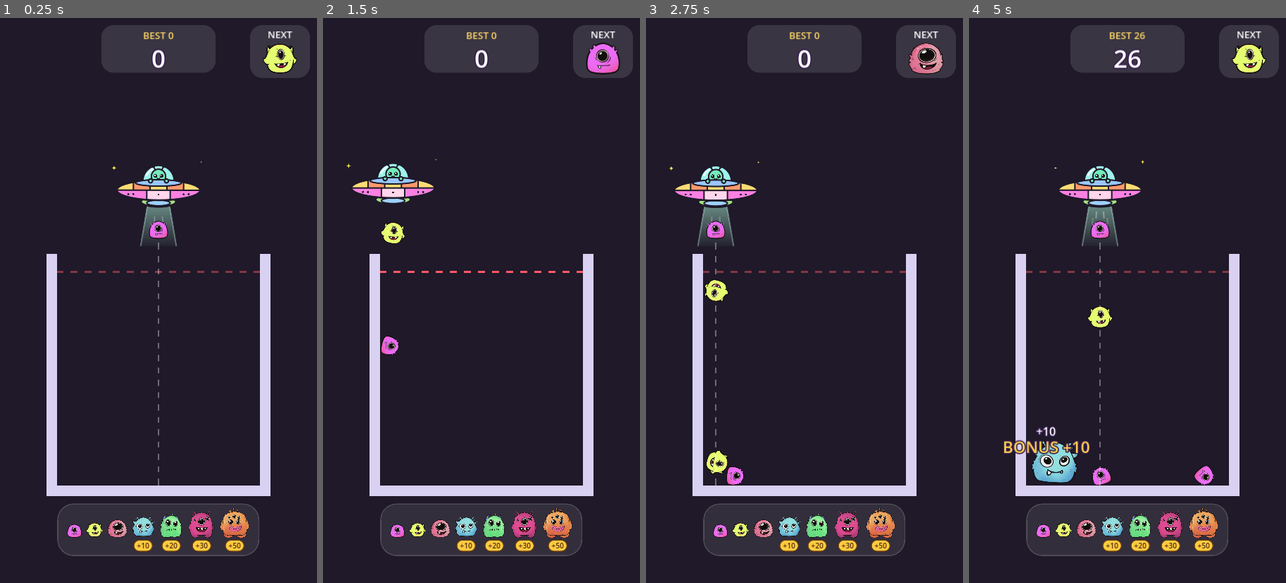
Above: before the commit, frames 1-4 (left to right).
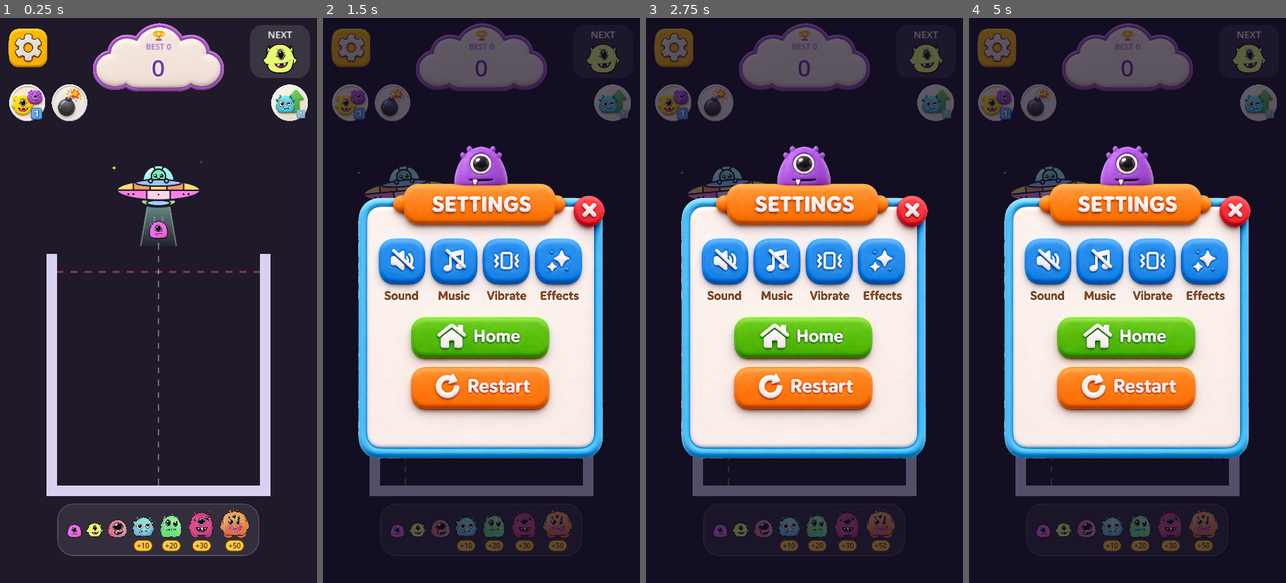
Above: after the commit, the same moments.

Repository: vickyraut212-boop/MonsterMerageGame
Game: Godot game, scene res://scenes/main.tscn
Same seed, same stepped clock (60 frames per second), same inputs: the game is played once before the commit and once after it.
Inputs (mouse positions are in pixels of both pictures, inside the frame that each line leads up to):
- Up to frame 1 (0.25 s): no input
- Up to frame 2 (1.5 s): click (351, 46) at 0.52 s; click (351, 102) at 1.27 s
- Up to frame 3 (2.75 s): click (715, 102) at 2.02 s
- Up to frame 4 (5 s): click (1257, 102) at 2.77 s; click (1048, 272) at 3.52 s; click (1098, 272) at 4.27 s

The runs differ from the first frame. In frame 1, 6.8% of the frame differs, in the area x 2-98%, y 0-19%; in frame 2, 53%; in frame 3, 53%; in frame 4, 54%, in the area x 2-98%, y 0-96%.

Commit message:
Add the 3D settings button, settings pop-up, score cloud and power-up buttons
Laid out like vicky's reference: settings button top left, score cloud
top centre (best score under the trophy, score in the middle), Next
preview top right, Vanish and Blast power-ups under the settings button
and Upgrade under Next.

The settings button opens the pop-up and pauses the game; the red X
closes it and resumes; Restart starts a new game. Sound, Music,
Vibrate, Effects, Home and the three power-ups bounce when tapped and
emit signals, but do nothing else yet: there is no audio or home screen
so far, and the power-up rules are still to be decided.

The pop-up's buttons are invisible click areas anchored as fractions of
the pop-up picture, so they stay lined up if it is resized.

Co-Authored-By: Claude Opus 5.5 <noreply@anthropic.com>

Diff:
--- a/scenes/hud.tscn
+++ b/scenes/hud.tscn
@@ -1,6 +1,12 @@
-[gd_scene load_steps=4 format=3]
+[gd_scene load_steps=11 format=3]
 
 [ext_resource type="Script" path="res://scripts/hud.gd" id="1_hud"]
+[ext_resource type="Texture2D" path="res://assets/ui/scoreboard.png" id="2_scoreboard"]
+[ext_resource type="Texture2D" path="res://assets/ui/settings_button.png" id="3_settings_button"]
+[ext_resource type="Texture2D" path="res://assets/ui/settings_popup.png" id="4_settings_popup"]
+[ext_resource type="Texture2D" path="res://assets/ui/powerup_vanish.png" id="5_vanish"]
+[ext_resource type="Texture2D" path="res://assets/ui/powerup_blast.png" id="6_blast"]
+[ext_resource type="Texture2D" path="res://assets/ui/powerup_upgrade.png" id="7_upgrade"]
 
 [sub_resource type="StyleBoxFlat" id="StyleBoxFlat_panel"]
 bg_color = Color(1, 1, 1, 0.12)
@@ -21,33 +27,47 @@
 content_margin_bottom = 32.0
 
 [node name="HUD" type="CanvasLayer"]
+process_mode = 3
 script = ExtResource("1_hud")
 
-[node name="ScorePanel" type="Panel" parent="."]
-offset_left = 230.0
-offset_top = 16.0
-offset_right = 490.0
-offset_bottom = 124.0
-mouse_filter = 2
-theme_override_styles/panel = SubResource("StyleBoxFlat_panel")
+[node name="SettingsButton" type="TextureButton" parent="."]
+offset_left = 20.0
+offset_top = 24.0
+offset_right = 108.0
+offset_bottom = 112.0
+pivot_offset = Vector2(44, 44)
+texture_normal = ExtResource("3_settings_button")
+ignore_texture_size = true
+stretch_mode = 5
+
+[node name="ScorePanel" type="TextureRect" parent="."]
+offset_left = 210.0
+offset_top = 12.0
+offset_right = 510.0
+offset_bottom = 166.0
+mouse_filter = 2
+texture = ExtResource("2_scoreboard")
+expand_mode = 1
+stretch_mode = 5
 
 [node name="BestLabel" type="Label" parent="ScorePanel"]
-offset_top = 8.0
-offset_right = 260.0
-offset_bottom = 38.0
-theme_override_colors/font_color = Color(1, 0.85, 0.4, 1)
-theme_override_font_sizes/font_size = 22
+offset_top = 40.0
+offset_right = 300.0
+offset_bottom = 64.0
+theme_override_colors/font_color = Color(0.62, 0.38, 0.82, 1)
+theme_override_font_sizes/font_size = 18
 text = "BEST 0"
 horizontal_alignment = 1
 vertical_alignment = 1
 
 [node name="ScoreLabel" type="Label" parent="ScorePanel"]
-offset_top = 36.0
-offset_right = 260.0
-offset_bottom = 104.0
-theme_override_colors/font_outline_color = Color(0.2, 0.1, 0.3, 1)
-theme_override_constants/outline_size = 10
-theme_override_font_sizes/font_size = 56
+offset_top = 62.0
+offset_right = 300.0
+offset_bottom = 130.0
+theme_override_colors/font_color = Color(0.42, 0.2, 0.6, 1)
+theme_override_colors/font_outline_color = Color(1, 1, 1, 1)
+theme_override_constants/outline_size = 8
+theme_override_font_sizes/font_size = 54
 text = "0"
 horizontal_alignment = 1
 vertical_alignment = 1
@@ -76,6 +96,42 @@
 offset_bottom = 116.0
 mouse_filter = 2
 expand_mode = 1
+stretch_mode = 5
+
+[node name="PowerUps" type="Control" parent="."]
+anchors_preset = 0
+offset_right = 720.0
+offset_bottom = 260.0
+mouse_filter = 2
+
+[node name="Vanish" type="TextureButton" parent="PowerUps"]
+offset_left = 20.0
+offset_top = 150.0
+offset_right = 104.0
+offset_bottom = 234.0
+pivot_offset = Vector2(42, 42)
+texture_normal = ExtResource("5_vanish")
+ignore_texture_size = true
+stretch_mode = 5
+
+[node name="Blast" type="TextureButton" parent="PowerUps"]
+offset_left = 116.0
+offset_top = 150.0
+offset_right = 200.0
+offset_bottom = 234.0
+pivot_offset = Vector2(42, 42)
+texture_normal = ExtResource("6_blast")
+ignore_texture_size = true
+stretch_mode = 5
+
+[node name="Upgrade" type="TextureButton" parent="PowerUps"]
+offset_left = 616.0
+offset_top = 150.0
+offset_right = 700.0
+offset_bottom = 234.0
+pivot_offset = Vector2(42, 42)
+texture_normal = ExtResource("7_upgrade")
+ignore_texture_size = true
 stretch_mode = 5
 
 [node name="TierTrack" type="HBoxContainer" parent="."]
@@ -127,3 +183,65 @@
 theme_override_font_sizes/font_size = 36
 theme_override_styles/normal = SubResource("StyleBoxFlat_box")
 text = "Play again"
+
+[node name="SettingsPopup" type="Control" parent="."]
+visible = false
+anchor_right = 1.0
+anchor_bottom = 1.0
+
+[node name="Dim" type="ColorRect" parent="SettingsPopup"]
+anchor_right = 1.0
+anchor_bottom = 1.0
+color = Color(0.05, 0.03, 0.12, 0.65)
+
+[node name="Panel" type="TextureRect" parent="SettingsPopup"]
+offset_left = 80.0
+offset_top = 290.0
+offset_right = 640.0
+offset_bottom = 998.0
+pivot_offset = Vector2(280, 354)
+texture = ExtResource("4_settings_popup")
+expand_mode = 1
+stretch_mode = 5
+
+[node name="Close" type="TextureButton" parent="SettingsPopup/Panel"]
+anchor_left = 0.87
+anchor_top = 0.15
+anchor_right = 1.0
+anchor_bottom = 0.26
+
+[node name="Sound" type="TextureButton" parent="SettingsPopup/Panel"]
+anchor_left = 0.08
+anchor_top = 0.29
+anchor_right = 0.275
+anchor_bottom = 0.5
+
+[node name="Music" type="TextureButton" parent="SettingsPopup/Panel"]
+anchor_left = 0.29
+anchor_top = 0.29
+anchor_right = 0.485
+anchor_bottom = 0.5
+
+[node name="Vibrate" type="TextureButton" parent="SettingsPopup/Panel"]
+anchor_left = 0.5
+anchor_top = 0.29
+anchor_right = 0.7
+anchor_bottom = 0.5
+
+[node name="Effects" type="TextureButton" parent="SettingsPopup/Panel"]
+anchor_left = 0.715
+anchor_top = 0.29
+anchor_right = 0.915
+anchor_bottom = 0.5
+
+[node name="Home" type="TextureButton" parent="SettingsPopup/Panel"]
+anchor_left = 0.21
+anchor_top = 0.54
+anchor_right = 0.78
+anchor_bottom = 0.68
+
+[node name="Restart" type="TextureButton" parent="SettingsPopup/Panel"]
+anchor_left = 0.21
+anchor_top = 0.7
+anchor_right = 0.78
+anchor_bottom = 0.84
--- a/scripts/hud.gd
+++ b/scripts/hud.gd
@@ -1,10 +1,35 @@
 class_name Hud
 extends CanvasLayer
-## On-screen UI: score, best score, the Next monster preview, the tier strip
-## along the bottom, and the game-over panel.
+## On-screen UI: the settings button and pop-up, the score cloud, the Next
+## monster preview, the power-up buttons, the tier strip along the bottom, and
+## the game-over panel.
+##
+## The HUD keeps running while the game is paused (process_mode = Always), so
+## the settings pop-up works while everything else is frozen.
+##
+## SETTINGS POP-UP
+## The pop-up is one picture (assets/ui/settings_popup.png). Its buttons are
+## invisible click areas placed over the picture, sized as fractions of it
+## (anchors), so they stay lined up if the picture is resized. To adjust one,
+## select it under SettingsPopup/Panel and drag its anchors in the editor.
 
 signal play_again_pressed
-
+## Restart button in the settings pop-up.
+signal restart_pressed
+## Home button in the settings pop-up. Nothing listens yet: there is no home
+## screen so far.
+signal home_pressed
+## Sound / Music / Vibrate / Effects in the settings pop-up ("sound", "music",
+## "vibrate", "effects"). Nothing listens yet: the game has no audio so far.
+signal setting_pressed(setting: String)
+## A power-up button ("vanish", "blast", "upgrade"). Nothing listens yet: what
+## each power-up does is still to be decided.
+signal power_up_pressed(power_up: String)
+
+@onready var _settings_button: TextureButton = $SettingsButton
+@onready var _settings_popup: Control = $SettingsPopup
+@onready var _settings_panel: Control = $SettingsPopup/Panel
+@onready var _power_ups: Control = $PowerUps
 @onready var _score_label: Label = $ScorePanel/ScoreLabel
 @onready var _best_label: Label = $ScorePanel/BestLabel
 @onready var _next_icon: TextureRect = $NextPanel/NextIcon
@@ -19,6 +44,51 @@
 	_game_over.visible = false
 	_build_tier_track()
 	_play_again_button.pressed.connect(func() -> void: play_again_pressed.emit())
+	_settings_popup.visible = false
+	_settings_button.pressed.connect(func() -> void:
+		_bounce(_settings_button)
+		open_settings())
+	_connect_settings_popup()
+	for button: TextureButton in _power_ups.get_children():
+		var power_up := button.name.to_lower()
+		button.pressed.connect(func() -> void:
+			_bounce(button)
+			power_up_pressed.emit(power_up))
+
+
+## Shows the settings pop-up and pauses the game underneath it.
+func open_settings() -> void:
+	get_tree().paused = true
+	_settings_popup.visible = true
+	_settings_panel.scale = Vector2(0.85, 0.85)
+	_settings_panel.create_tween().tween_property(_settings_panel, "scale", Vector2.ONE, 0.18) \
+			.set_trans(Tween.TRANS_BACK).set_ease(Tween.EASE_OUT)
+
+
+## Hides the settings pop-up and un-pauses the game.
+func close_settings() -> void:
+	_settings_popup.visible = false
+	get_tree().paused = false
+
+
+func _connect_settings_popup() -> void:
+	var panel := _settings_panel
+	(panel.get_node("Close") as TextureButton).pressed.connect(close_settings)
+	(panel.get_node("Restart") as TextureButton).pressed.connect(func() -> void:
+		close_settings()
+		restart_pressed.emit())
+	(panel.get_node("Home") as TextureButton).pressed.connect(func() -> void: home_pressed.emit())
+	for setting in ["Sound", "Music", "Vibrate", "Effects"]:
+		var key: String = setting.to_lower()
+		(panel.get_node(setting) as TextureButton).pressed.connect(func() -> void: setting_pressed.emit(key))
+
+
+## Quick squash-and-stretch so a tap feels like it landed.
+func _bounce(control: Control) -> void:
+	control.pivot_offset = control.size / 2.0
+	control.scale = Vector2(0.88, 0.88)
+	control.create_tween().tween_property(control, "scale", Vector2.ONE, 0.18) \
+			.set_trans(Tween.TRANS_BACK).set_ease(Tween.EASE_OUT)
 
 
 func set_score(score: int) -> void:
--- a/scripts/main.gd
+++ b/scripts/main.gd
@@ -28,6 +28,7 @@
 	dropper.dropped.connect(_on_dropped)
 	jar.game_over.connect(_on_game_over)
 	hud.play_again_pressed.connect(_on_play_again)
+	hud.restart_pressed.connect(_on_play_again)
 
 	dropper.setup(jar)
 
Binary file added: assets/ui/powerup_blast.png
Binary file added: assets/ui/powerup_upgrade.png
Binary file added: assets/ui/powerup_vanish.png
Binary file added: assets/ui/scoreboard.png
Binary file added: assets/ui/settings_button.png
Binary file added: assets/ui/settings_popup.png
